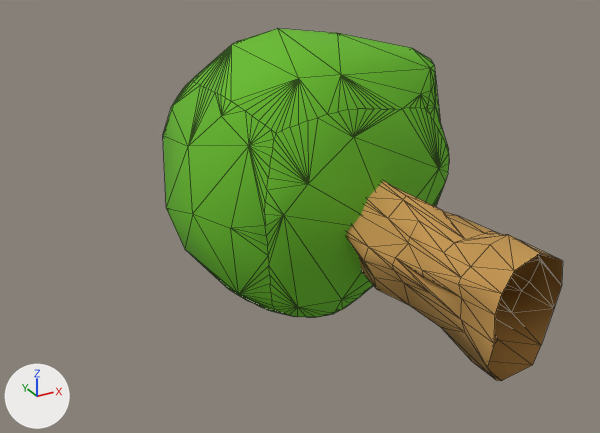
One commit to the FBX model Do Not Disturb/Assets/Model/추가/Tree2.fbx: the scene before it, then after it.
Both versions are drawn from a 50 mm camera at (-3.43, -3.27, 2.73) aimed at (-0.2, 2.6, -0.21). The axes (+X, +Y, +Z) are drawn at lower left. The lights are the same throughout. Mesh edges are drawn as thin lines. Where no turn or scale is listed for an object, it has been applied to the vertices.

Names of what the first picture shows: 'Untitled'.
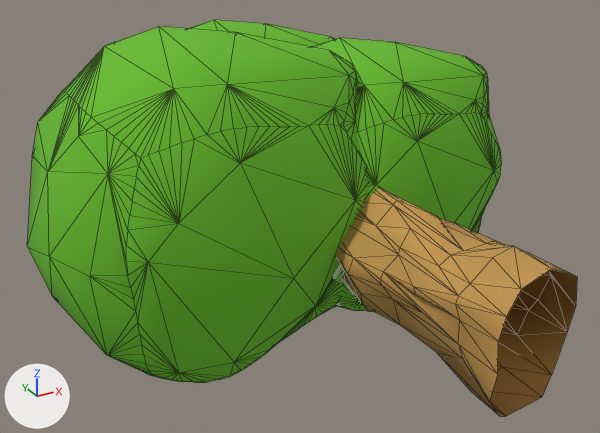
What changed in the scene script:
```text
Change me_mesh:
    where me_mesh.from_pydata(...)  # 420 vertices, 812 faces; spans x -1.3..1.19, y 0.03..3.99, z -1.07..1.4
    used by ob_untitled; location = (0.0, 0.0, 0.0)
    me_mesh part 1: the loose piece of 300 vertices spanning x -1.3..1.19, y 1.63..3.99, z -1.07..1.4 is moved by (0.06, 1.45, -0.17)
    me_mesh part 2: the loose piece of 300 vertices spanning x -1.3..1.19, y 1.63..3.99, z -1.07..1.4 is copied, and the copy is scaled about its middle by 1.03, then moved by (0.75, 0.23, -0.22); it spans x -0.58..1.97, y 1.83..4.25, z -1.32..1.21
    me_mesh part 3: the loose piece of 300 vertices spanning x -1.3..1.19, y 1.63..3.99, z -1.07..1.4 is copied, and the copy is scaled about its middle by 1.19, then moved by (-0.89, 0.23, -0.17); it spans x -2.42..0.52, y 1.64..4.44, z -1.46..1.46
    me_mesh part 4: the loose piece of 120 vertices spanning x -0.35..0.42, y 0.03..2.68, z -0.45..0.48 is scaled about its middle by 1.19, then moved by (0.07, 0.21, -0.19)
```

Location of each change, [x1, y1, x2, y2] in pixels of the pictures (600 x 433 px; the box of a moved part takes in the faces that stretch with it):
'Untitled', reshaped (37% wider, 12% taller)
    before: [163, 28, 563, 381]
    after: [27, 20, 577, 416]
part 1 of me_mesh, moved or reshaped
    before: [163, 28, 449, 317]
    after: [188, 20, 334, 47]
part 2 of me_mesh, added (green)
    after: [310, 38, 501, 311]
part 3 of me_mesh, added (green)
    after: [27, 26, 368, 382]
part 4 of me_mesh, moved or reshaped
    before: [347, 181, 563, 381]
    after: [336, 188, 577, 416]
